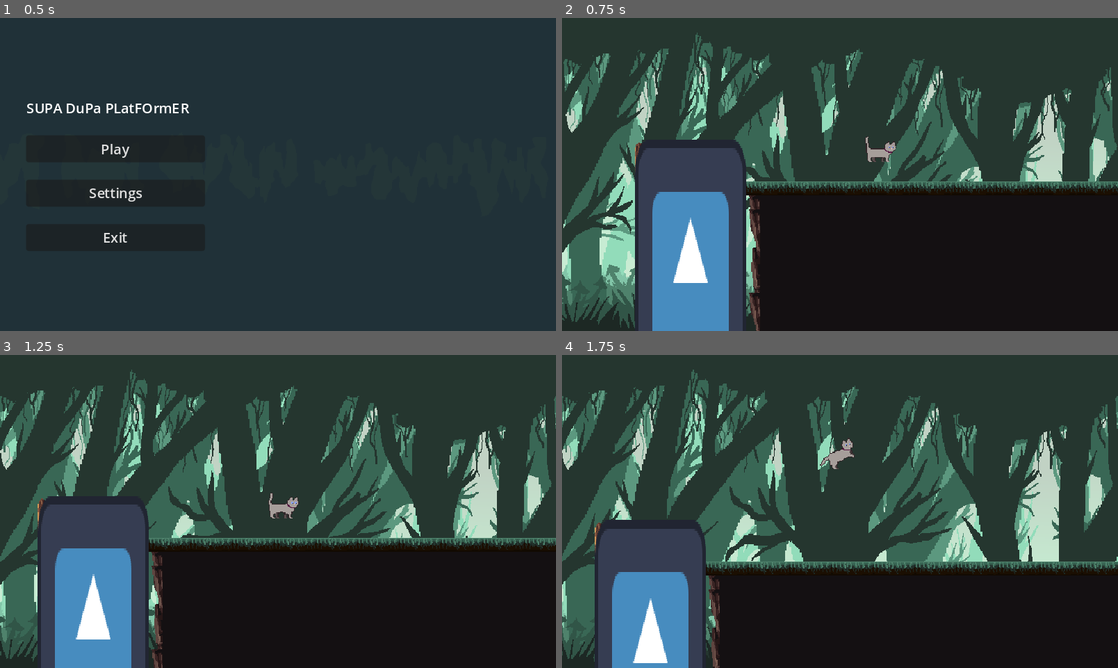
Above: before the commit, frames 1-4 (two rows, left to right).
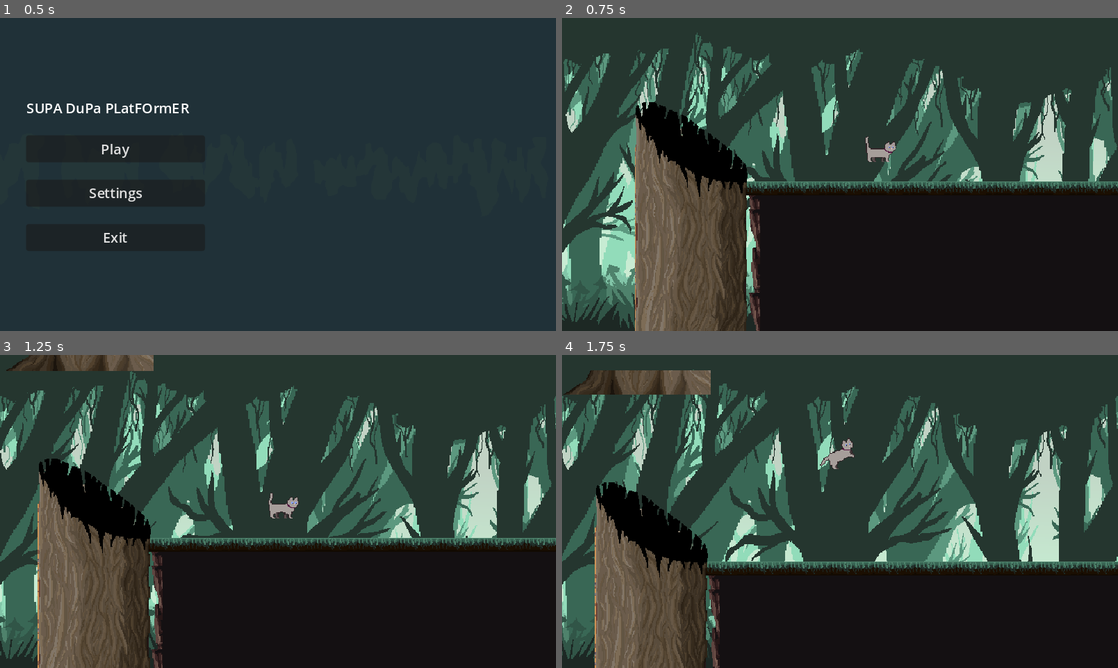
Above: after the commit, the same moments.

Repository: DrDGS/CatPlatformer
Game: Godot game, scene res://Scenes/UI/main_menu.tscn
Same seed, same stepped clock (60 frames per second), same inputs: the game is played once before the commit and once after it. The engine's default icon, where the game draws it, is replaced by a stand-in: a white triangle on a blue panel in a dark square.
Inputs:
- Up to frame 1 (0.5 s): no input
- Up to frame 2 (0.75 s): click "Play" at 0.5 s
- Up to frame 3 (1.25 s): no input
- Up to frame 4 (1.75 s): hold D (move_right) from 1.28 s (still down); tap 2 (TestDryState) at 1.35 s; tap Space (jump) at 1.52 s

Frame 1 is identical in both runs. In frame 2, 13% of the frame differs, in the area x 13-34%, y 26-100%; in frame 3, 13%; in frame 4, 12%.
Error in both runs: Invalid operands 'float' and 'Vector2' in operator '+'. (res://Scripts/Character/Player.gd:88)

Commit message:
Run animation and some log

Diff:
--- a/Scenes/Levels/tutorial_level.tscn
+++ b/Scenes/Levels/tutorial_level.tscn
@@ -173,16 +173,17 @@
 layer_1/tile_data = PackedInt32Array()
 layer_2/name = "Background"
 layer_2/z_index = -1
-layer_2/tile_data = PackedInt32Array(-524307, 262146, 3, -45 …(8689 unchanged characters)… , -65545, 917506, 10, -65544, 983042, 10, -1638346, 3932160, 1, -1572810, 3932160, 2, -1507274, 3932160, 3, -1441738, 3932160, 4)
+layer_2/tile_data = PackedInt32Array(-524307, 262146, 3, -45 …(8689 unchanged characters)… , -65545, 917506, 10, -65544, 983042, 10)
 layer_3/name = "Foreground"
 layer_3/z_index = 2
-layer_3/tile_data = PackedInt32Array(-3145738, 1376258, 2684 …(7136 unchanged characters)… 1234, 1376258, 19, -3145698, 1376258, 20, -1638344, 4063232, 1, -1572808, 4063232, 2, -1507272, 4063232, 3, -1441736, 4063232, 4, -1638345, 3997696, 1, -1572809, 3997696, 2, -1507273, 3997696, 3, -1441737, 3997696, 4)
+layer_3/tile_data = PackedInt32Array(-3145738, 1376258, 2684 …(7136 unchanged characters)… 1234, 1376258, 19, -3145698, 1376258, 20)
 
 [node name="CharacterBody2D" parent="." instance=ExtResource("1_j1s5y")]
 z_as_relative = false
 position = Vector2(1160, -640)
 
 [node name="DeathTriger" parent="." instance=ExtResource("16_fk5sj")]
+position = Vector2(322, -43)
 script = ExtResource("17_ihyi0")
 
 [node name="Log" parent="." instance=ExtResource("18_k81cg")]
@@ -194,5 +195,11 @@
 scale = Vector2(0.5, 0.1)
 script = ExtResource("17_ihyi0")
 
+[node name="WinTriger" parent="." instance=ExtResource("16_fk5sj")]
+position = Vector2(1601, -693)
+scale = Vector2(1, 3.2)
+script = ExtResource("17_ihyi0")
+
 [connection signal="body_entered" from="DeathTriger" to="DeathTriger" method="_on_body_entered"]
 [connection signal="body_entered" from="PoolTriger" to="PoolTriger" method="_on_body_entered"]
+[connection signal="body_entered" from="WinTriger" to="WinTriger" method="_on_body_entered"]
--- a/Scenes/PrefabScenes/character_body_2d.tscn
+++ b/Scenes/PrefabScenes/character_body_2d.tscn
@@ -165,6 +165,35 @@
 "transitions": PackedFloat32Array(1),
 "update": 0,
 "values": [0]
+}
+tracks/1/type = "value"
+tracks/1/imported = false
+tracks/1/enabled = true
+tracks/1/path = NodePath("Sprite2D:frame_coords")
+tracks/1/interp = 1
+tracks/1/loop_wrap = true
+tracks/1/keys = {
+"times": PackedFloat32Array(0),
+"transitions": PackedFloat32Array(1),
+"update": 1,
+"values": [Vector2i(0, 3)]
+}
+
+[sub_resource type="Animation" id="Animation_h8fh8"]
+resource_name = "CatRun"
+length = 0.55
+loop_mode = 1
+tracks/0/type = "value"
+tracks/0/imported = false
+tracks/0/enabled = true
+tracks/0/path = NodePath("Sprite2D:frame_coords")
+tracks/0/interp = 1
+tracks/0/loop_wrap = true
+tracks/0/keys = {
+"times": PackedFloat32Array(0, 0.1, 0.2, 0.3, 0.4, 0.5),
+"transitions": PackedFloat32Array(1, 1, 1, 1, 1, 1),
+"update": 1,
+"values": [Vector2i(0, 3), Vector2i(1, 3), Vector2i(2, 3), Vector2i(3, 3), Vector2i(4, 3), Vector2i(5, 3)]
 }
 
 [sub_resource type="AnimationLibrary" id="AnimationLibrary_svf60"]
@@ -177,6 +206,7 @@
 "CatJumpUpFinish": SubResource("Animation_k6pg5"),
 "CatOnWall": SubResource("Animation_sddgb"),
 "CatOnWallIdle": SubResource("Animation_v14dx"),
+"CatRun": SubResource("Animation_h8fh8"),
 "CatWalk": SubResource("Animation_2e05e"),
 "RESET": SubResource("Animation_pq4xv")
 }
--- a/Scenes/PrefabScenes/transfer_log_tutor_level.tscn
+++ b/Scenes/PrefabScenes/transfer_log_tutor_level.tscn
@@ -1,25 +1,29 @@
-[gd_scene load_steps=3 format=3 uid="uid://cmg0oyhd27qot"]
+[gd_scene load_steps=3 format=3 uid="uid://g3crwttf47wm"]
 
-[ext_resource type="Texture2D" uid="uid://c8a0gv2ttto6" path="res://icon.svg" id="1_iathc"]
 [ext_resource type="Script" path="res://Scripts/Levels/SpriteTransfer.gd" id="2_3qodr"]
+[ext_resource type="Texture2D" uid="uid://rn3u83rroiya" path="res://TileSets/ВСЕ ЕБАНЫЕ СПРАЙТЫ.png" id="2_ej1an"]
 
 [node name="Log" type="Area2D"]
 script = ExtResource("2_3qodr")
 
 [node name="CollisionShape2D" type="CollisionPolygon2D" parent="."]
-polygon = PackedVector2Array(72, 160, 72, -104, -72, -192, -72, 160)
+polygon = PackedVector2Array(72, 160, 72, -104, -72, -192, -72, 122.75, -43, 127, -42, 158)
 
 [node name="TextureFace" type="Sprite2D" parent="."]
 z_index = 1
-scale = Vector2(1, 2.5)
-texture = ExtResource("1_iathc")
+position = Vector2(96, -82)
+texture = ExtResource("2_ej1an")
+hframes = 2
+vframes = 2
+frame = 3
 
 [node name="TextureBack" type="Sprite2D" parent="."]
 z_index = -5
-position = Vector2(1.61559e-27, -3.08149e-33)
-rotation = 3.14159
-scale = Vector2(1, 2.49954)
-texture = ExtResource("1_iathc")
+position = Vector2(-181, -82)
+texture = ExtResource("2_ej1an")
+hframes = 2
+vframes = 2
+frame = 2
 
 [connection signal="body_entered" from="." to="." method="_on_body_entered"]
 [connection signal="body_exited" from="." to="." method="_on_body_exited"]
--- a/Scenes/PrefabScenes/triger.gd
+++ b/Scenes/PrefabScenes/triger.gd
@@ -17,6 +17,8 @@
 			DeathTriger(body)
 		if self.name == "PoolTriger":
 			PoolTriger(body)
+		if self.name == "WinTriger":
+			WinTriger(body)
 
 
 func DeathTriger(body):
@@ -24,3 +26,6 @@
 
 func PoolTriger(body):
 	body.player_body_state = 0
+
+func WinTriger(body):
+	get_tree().change_scene_to_file("res://Scenes/UI/main_menu.tscn")
--- a/Scenes/PrefabScenes/triger.tscn
+++ b/Scenes/PrefabScenes/triger.tscn
@@ -6,5 +6,5 @@
 [node name="Triger" type="Area2D"]
 
 [node name="CollisionShape2D" type="CollisionShape2D" parent="."]
-position = Vector2(350, -50)
+position = Vector2(0, -1)
 shape = SubResource("RectangleShape2D_g8ya5")
--- a/Scripts/Character/Player.gd
+++ b/Scripts/Character/Player.gd
@@ -305,7 +305,7 @@
 		State.Walk:
 			animation_player.play("CatWalk")
 		State.Run:
-			animation_player.play("CatWalk")
+			animation_player.play("CatRun")
 		State.Jump:
 			if plInput.in_air:
 				if animation_player.current_animation != "CatJumpUpFinish":
Not shown: 1 places in Scenes/Levels/tutorial_level.tscn that only renumber resources
Not shown: 1 places in Scenes/PrefabScenes/character_body_2d.tscn that only renumber resources
Binary file added: TileSets/ВСЕ ЕБАНЫЕ СПРАЙТЫ.png
Not shown, added: TileSets/ВСЕ ЕБАНЫЕ СПРАЙТЫ.png.import
